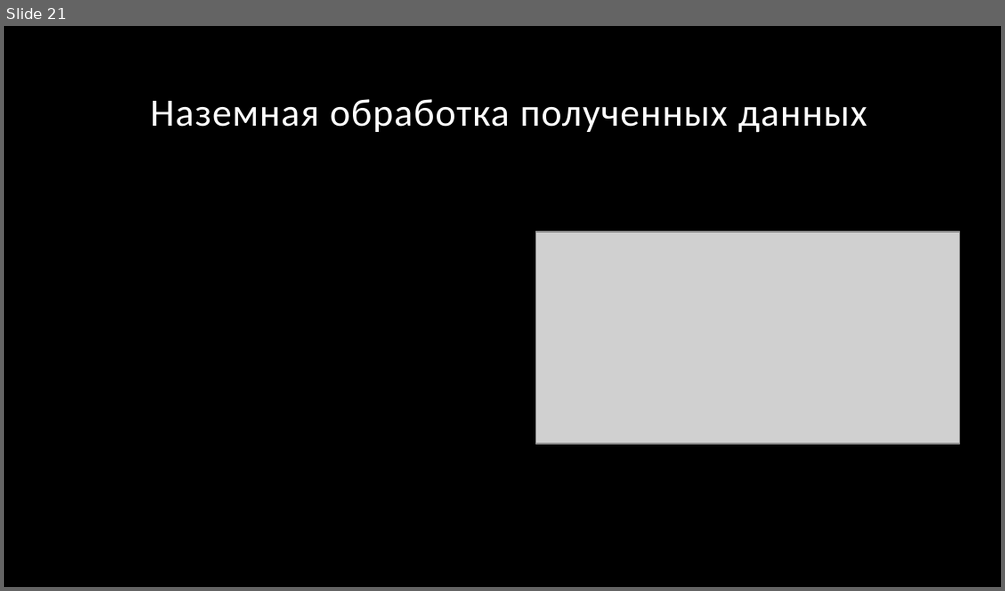
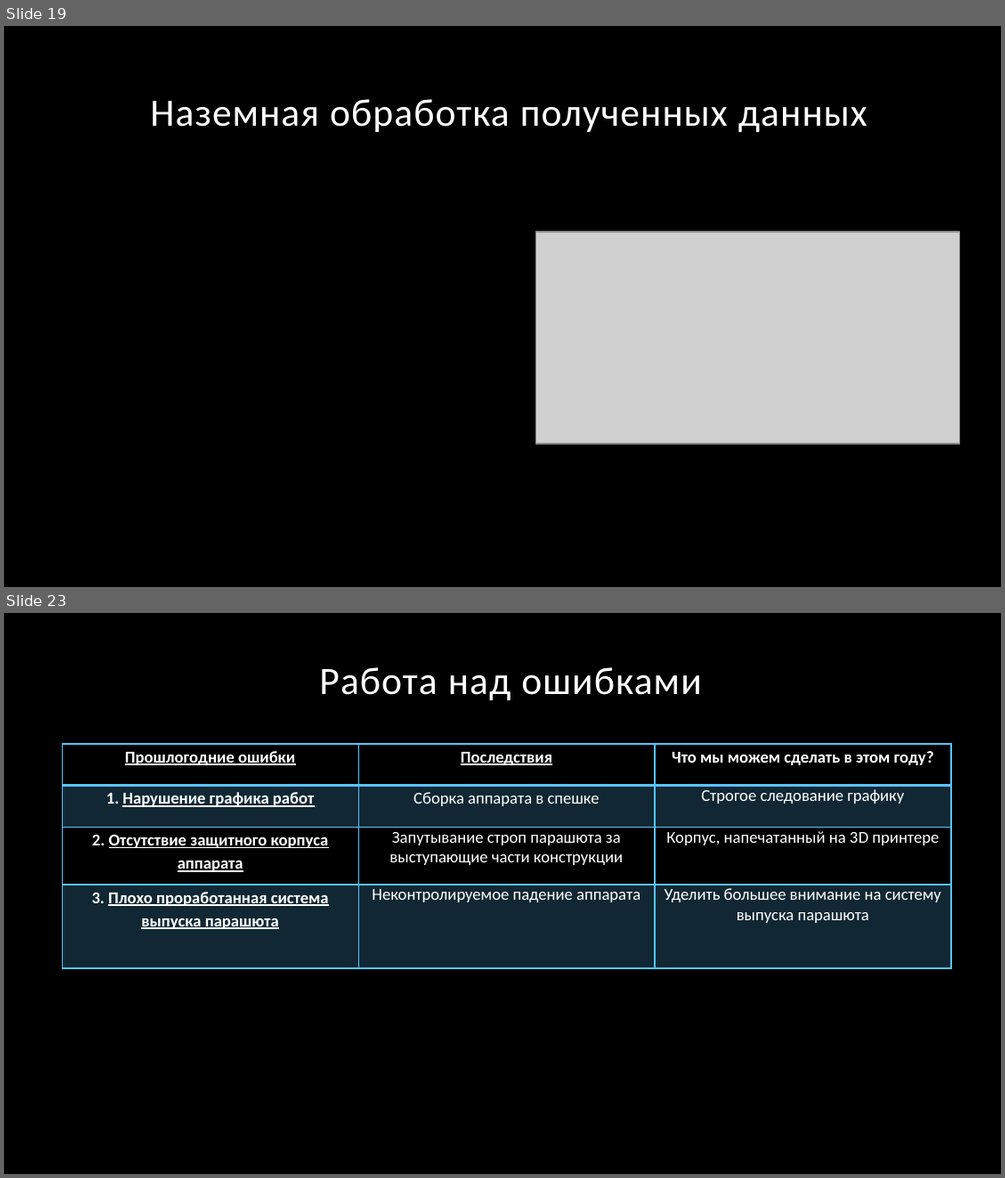
Before and after one commit to granum-space/cansat-2016, a slide deck: documents/Granum_winter-session.pptx. Shown one above the other, each under a label of ours: slide 21 before the commit, slides 19 and 23 after it; the slides between them are not shown. The pictures are 1005x591 and 1005x1178 pixels, drawn with LibreOffice and Linux fonts; fonts in the diff are those of the drawing; grey boxes stand for pictures; background and template pictures are left out. Boxes give left, top, right and bottom in pixels: in the first picture for what was removed or moved away, otherwise in the second. Text is boxed around its words. In the diff, an @@ line names an element or a change of style, - is before the commit and + after.

```diff
--- a/documents/Granum_winter-session.pptx
+++ b/documents/Granum_winter-session.pptx
@@ slide 23 added at (4,613,1001,1174), background picture (left out) @@
@@ title added at (319,667,701,700), 28 pt, text #FFFFFF @@
+Работа над ошибками
@@ table added at (62,744,950,965), 4 rows, 3 columns @@
+Прошлогодние ошибки | Последствия | Что мы можем сделать в этом году?
+1. Нарушение графика работ | Сборка аппарата в спешке | Строгое следование графику
+2. Отсутствие защитного корпуса аппарата | Запутывание строп парашюта за выступающие части конструкции | Корпус, напечатанный на 3D принтере
+3. Плохо проработанная система выпуска парашюта | Неконтролируемое падение аппарата | Уделить большее внимание на систему выпуска парашюта
@@ what was slide 21 is now slide 19 @@
```
Also in this commit, not shown: 4 slides changed, 3 other slides added, 4 slides removed.
